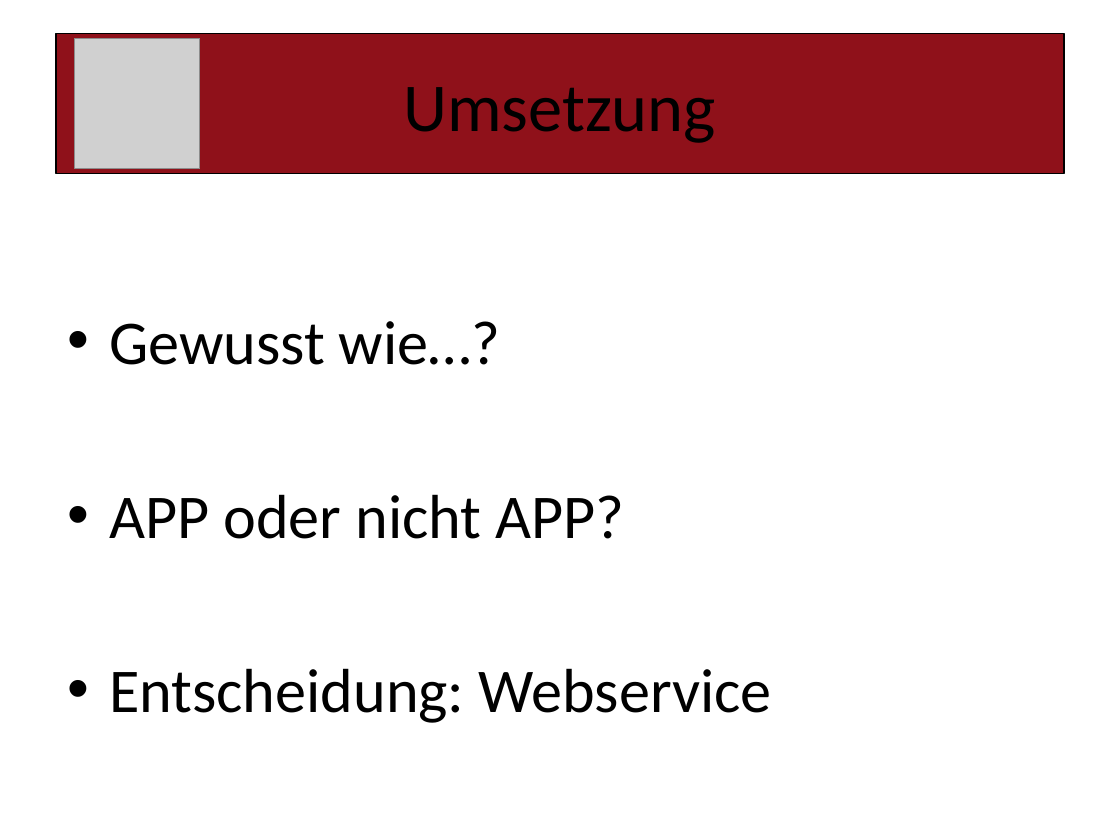
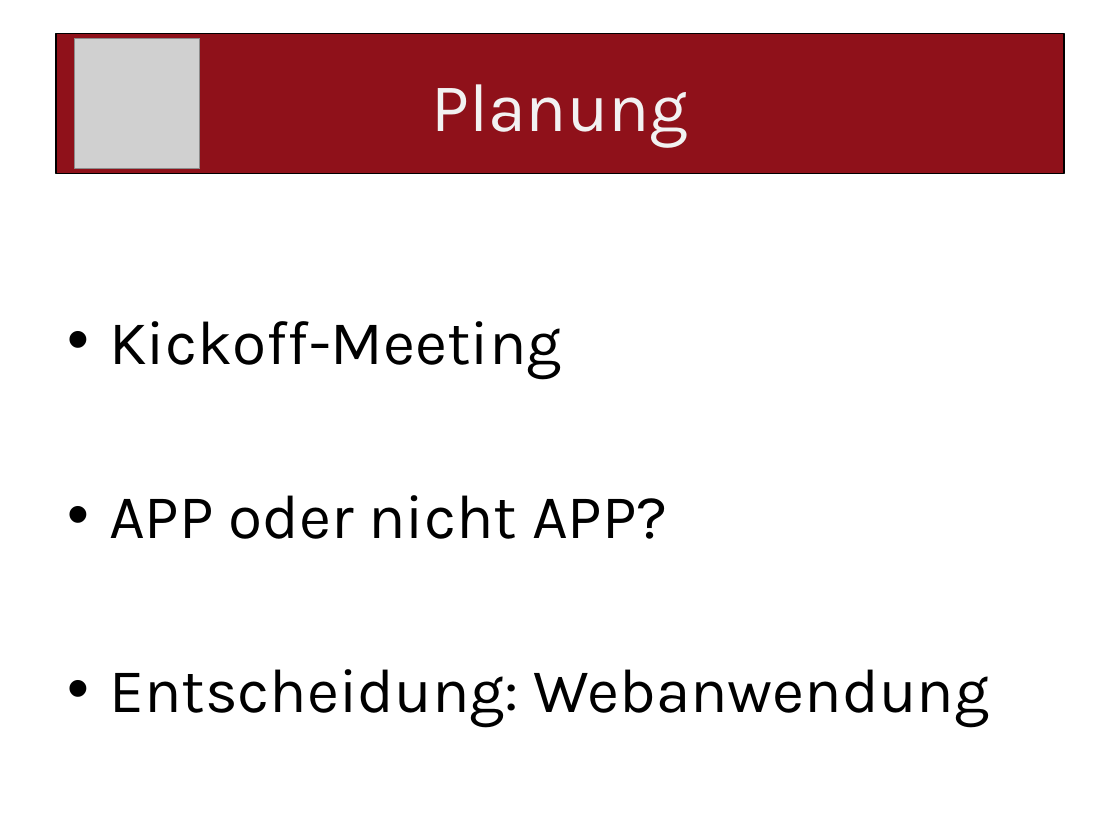
Before and after one commit to paulisch/archivist, a slide deck: slide 4 of Documentation/ProjectDocumentation/Presentation.pptx. Drawn at 1120x840 pixels with LibreOffice and Linux fonts; fonts in the diff are those of the drawing; grey boxes stand for pictures. Boxes give left, top, right and bottom in pixels: in the first picture for what was removed or moved away, otherwise in the second. Text is boxed around its words. In the diff, an @@ line names an element or a change of style, - is before the commit and + after.

```diff
--- a/Documentation/ProjectDocumentation/Presentation.pptx
+++ b/Documentation/ProjectDocumentation/Presentation.pptx
@@ title at (x1=431, y1=84, x2=688, y2=147): text changed; font Calibri to Karla; text colour #000000 to #F2F2F2 @@
-Umsetzung
+Planung
@@ text at (x1=109, y1=321, x2=562, y2=379): text changed; font Calibri to Karla @@
-• Gewusst wie…?
+• Kickoff-Meeting
@@ text at (x1=109, y1=495, x2=667, y2=539): font Calibri to Karla in "APP oder nicht APP?" @@
@@ text at (x1=109, y1=669, x2=990, y2=728): text changed; font Calibri to Karla @@
-• Entscheidung: Webservice
+• Entscheidung: Webanwendung
```
Also in this commit, not shown: 8 other slides changed, 5 slides added, 2 slides removed, 1 other file.
